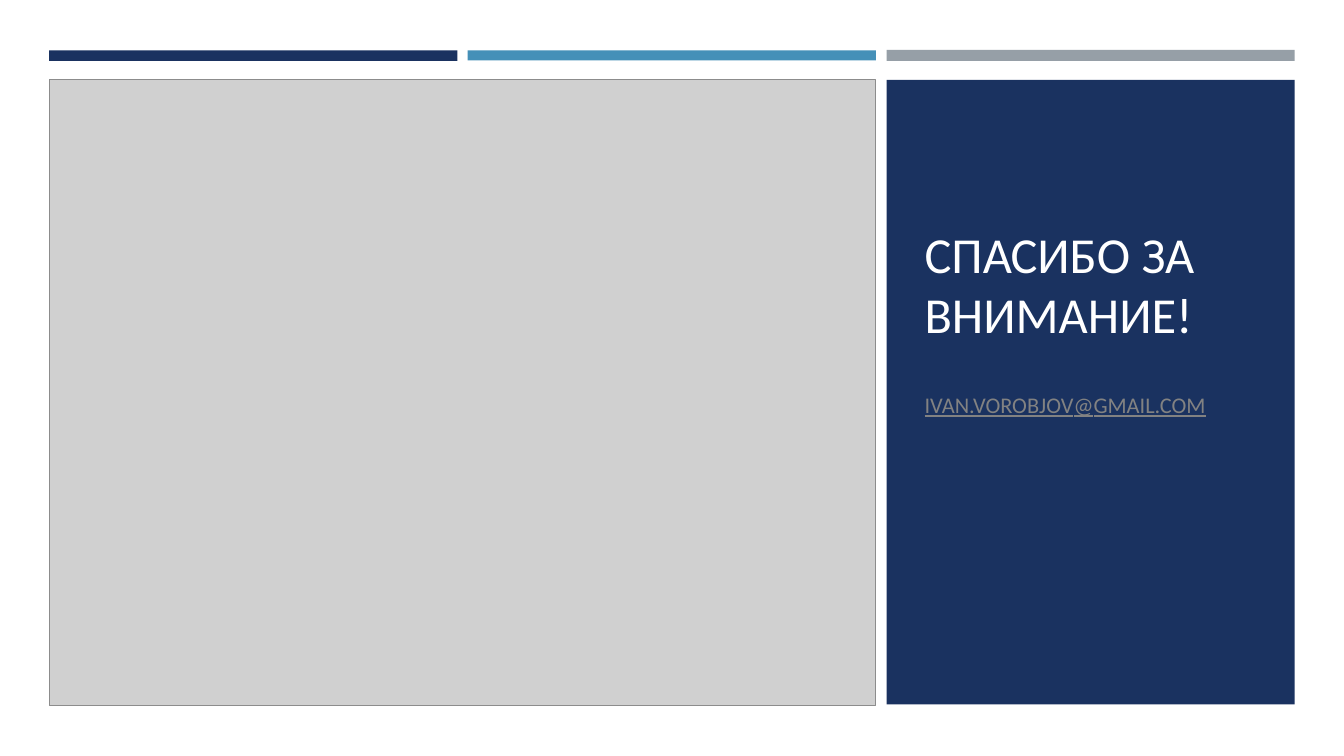
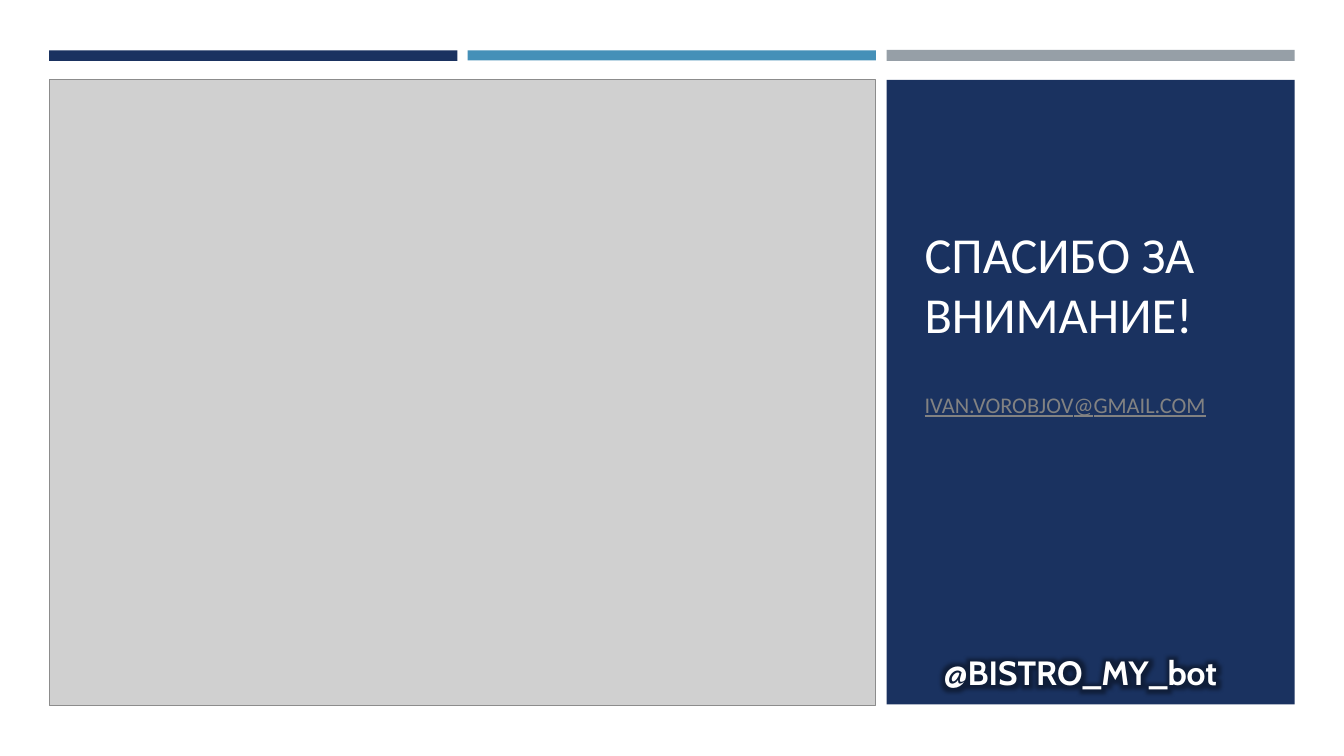
Before and after one commit to swiftins/MY-BISTRO, a slide deck: slide 8 of presentation/Система заказа еды.pptx. Drawn at 1344x756 pixels with LibreOffice and Linux fonts; fonts in the diff are those of the drawing; grey boxes stand for pictures. Boxes give left, top, right and bottom in pixels: in the first picture for what was removed or moved away, otherwise in the second. Text is boxed around its words. In the diff, an @@ line names an element or a change of style, - is before the commit and + after.

```diff
--- a/presentation/Система заказа еды.pptx
+++ b/presentation/Система заказа еды.pptx
@@ text added at [944,660,1217,690], 24 pt, text #FFFFFF, bold @@
+@BISTRO_MY_bot
```
Also in this commit, not shown: 7 other slides changed, 2 other files.
